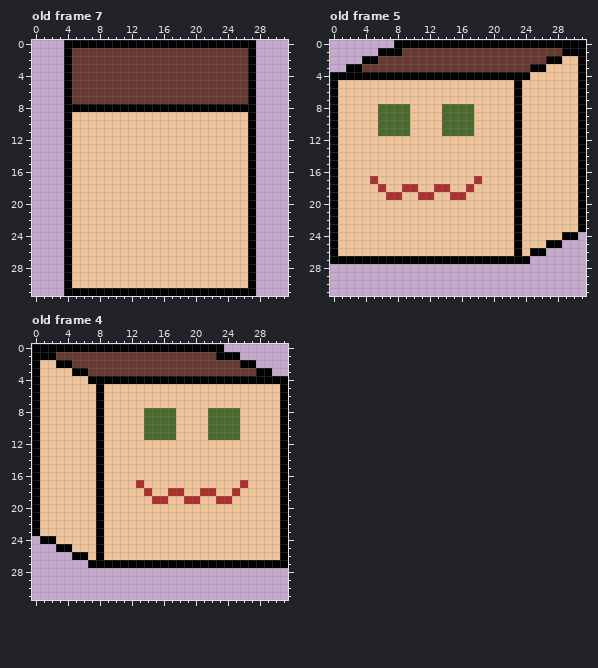
Pixel-art file -- assets/perry_tamagotchi/player.aseprite. Above: the version before the commit.
32x32 pixels, 8 frames. Shown: old frame 7, old frame 5, old frame 4. The commit also changed other frames, which this record leaves out.
And afterwards:
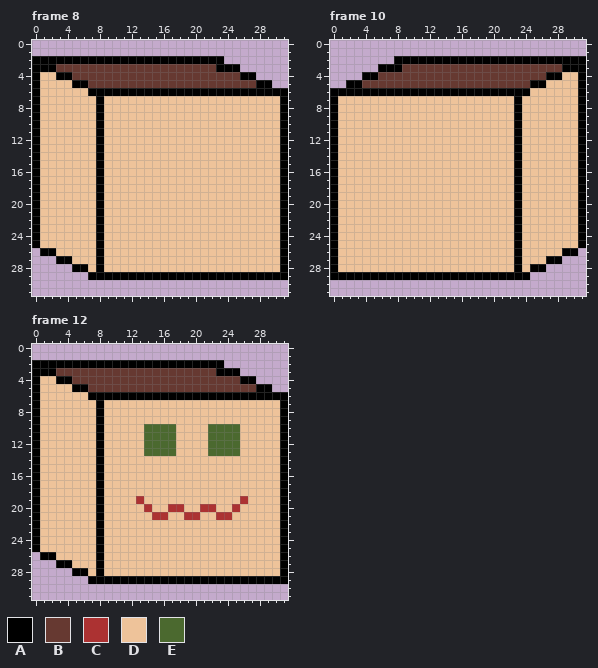
Palette (. is transparent): A #000000  B #663931  C #ac3232  D #eec39a  E #4b692f
A new or re-ordered frame is compared with the old frame closest to it.
The edit:
frames 8 -> 12
Changed rows in their new state; - is an unchanged pixel.
Frame 8 against old frame 7, layers "skin_hair", "outline":
first column x 0:
 0 ----........................----
 1 ----........................----
 2 AAAA-AAAAAAAAAAAAAAAAAAA....----
 3 AAABB------------------AAA..----
 4 ADDA----------------------A-----
 5 ADDDDAA--------------------BAA--
 6 ADDDDDDAAAAAAAAAAAAAAAAAAAA-AAAA
 7 ADDDDDDDADDDDDDDDDDDDDDDDDDDDDDA
 8 ADDDDDDD-DDDDDDDDDDDDDDDDDDDDDDA
 9 ADDDD---A------------------DDDDA
10 ADDDD---A------------------DDDDA
11 ADDDD---A------------------DDDDA
12 ADDDD---A------------------DDDDA
13 ADDDD---A------------------DDDDA
14 ADDDD---A------------------DDDDA
15 ADDDD---A------------------DDDDA
16 ADDDD---A------------------DDDDA
17 ADDDD---A------------------DDDDA
18 ADDDD---A------------------DDDDA
19 ADDDD---A------------------DDDDA
20 ADDDD---A------------------DDDDA
21 ADDDD---A------------------DDDDA
22 ADDDD---A------------------DDDDA
23 ADDDD---A------------------DDDDA
24 ADDDD---A------------------DDDDA
25 ADDDD---A------------------DDDDA
26 -AADD---A------------------DDDDA
27 ---A----A------------------DDDDA
28 ----.AA-A------------------DDDDA
29 ----...AAAAAAAAAAAAAAAAAAAA-AAAA
30 ----........................----
31 ----........................----
Frame 10 is new; against old frame 5, layers "face", "skin_hair", "outline":
first column x 0:
 0 --------........................
 1 ------..........................
 2 ----....AAAAAAAAAAAAAAAAAAA--AA-
 3 --....AAA----------------BBBBAA-
 4 ....--BBBBBBBBBBBBBBBBBBBBBAA---
 5 ..AABBBBBBBBBBBBBBBBBBBBBAA-----
 6 -AAAAAAAAAAAAAAAAAAAAAA-A-------
 8 ------DDDD----DDDD--------------
 9 ------DDDD----DDDD--------------
10 ------DDDD----DDDD--------------
11 ------DDDD----DDDD--------------
first column x 5:
17 D------------D
18 -D--DD--DD--D-
19 --DD--DD--DD--
first column x 0:
24 -----------------------------DDA
25 ---------------------------DDDDA
26 -------------------------DDDDAA-
27 -DDDDDDDDDDDDDDDDDDDDDD-DDDAA---
28 ADDDDDDDDDDDDDDDDDDDDDDADAA-----
29 AAAAAAAAAAAAAAAAAAAAAAAAA-------
Frame 12 is new; against old frame 4, layers "face", "skin_hair", "outline":
first column x 0:
 0 ........................--------
 1 ..........................------
 2 -AA--AAAAAAAAAAAAAAAAAAA....----
 3 -AABBBB----------------AAA....--
 4 ---AABBBBBBBBBBBBBBBBBBBBB--....
 5 -----AABBBBBBBBBBBBBBBBBBBBBAA..
 6 -------A-AAAAAAAAAAAAAAAAAAAAAA-
 8 --------------DDDD----DDDD------
 9 --------------DDDD----DDDD------
12 --------------EEEE----EEEE------
13 --------------EEEE----EEEE------
first column x 0:
17 -------------D------------D-----
18 --------------D--DD--DD--D------
19 -------------C-DD--DD--DD-C-----
20 --------------C--CC--CC--C------
21 ---------------CC--CC--CC-------
24 ADD-----------------------------
25 ADDDD---------------------------
26 -AADDDD-------------------------
27 ---AADDD-DDDDDDDDDDDDDDDDDDDDDD-
28 -----AADADDDDDDDDDDDDDDDDDDDDDDA
29 -------AAAAAAAAAAAAAAAAAAAAAAAAA
